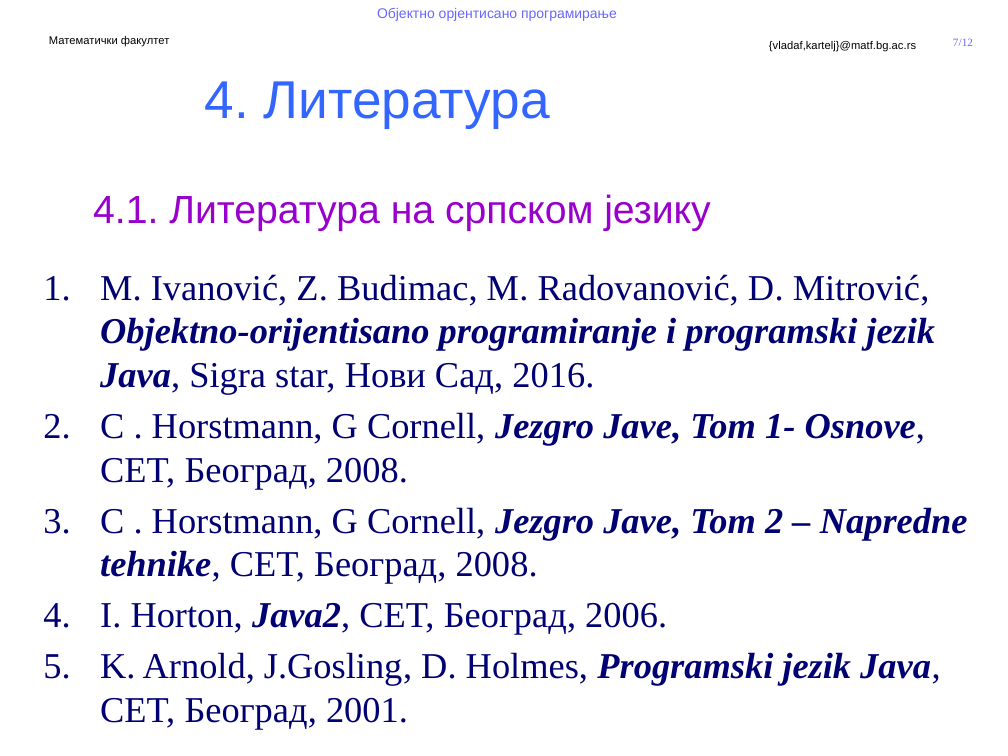
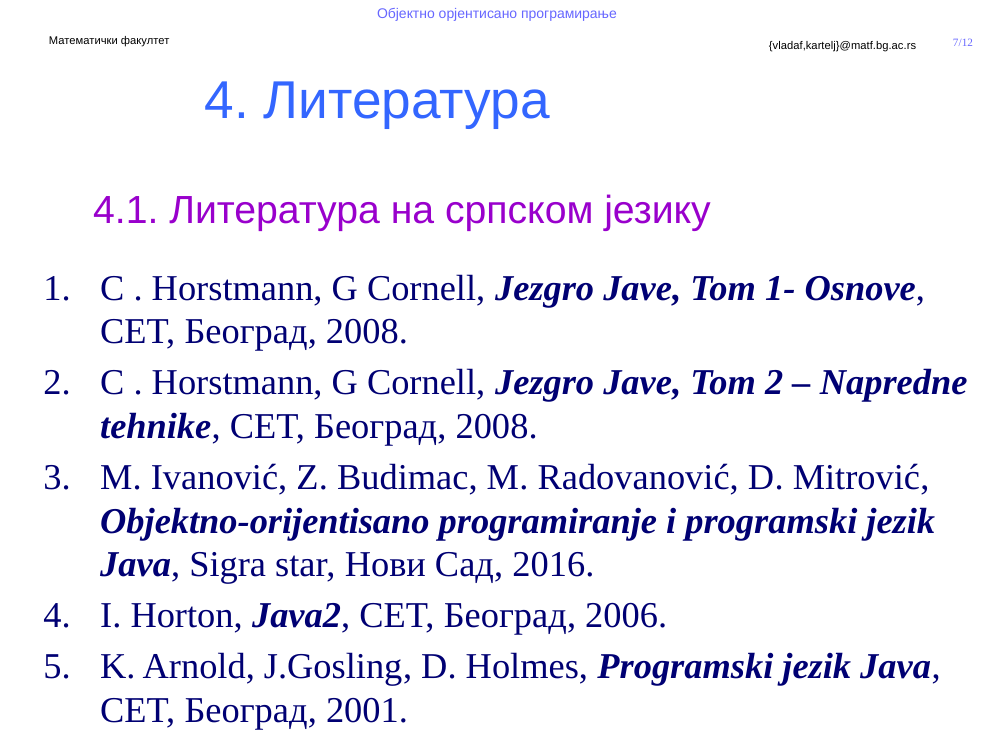
Before and after one commit to MatfOOP/OOP, a slide deck: slide 7 of predavanja/prezentacije/OOP00-Koncepcija kursa.pptx. Drawn at 1008x756 pixels with LibreOffice and Linux fonts; fonts in the diff are those of the drawing; background and template pictures are left out. Boxes give left, top, right and bottom in pixels: in the first picture for what was removed or moved away, otherwise in the second. Text is boxed around its words. In the diff, an @@ line names an element or a change of style, - is before the commit and + after.

```diff
--- a/predavanja/prezentacije/OOP00-Koncepcija kursa.pptx
+++ b/predavanja/prezentacije/OOP00-Koncepcija kursa.pptx
@@ text at bbox=[100, 274, 935, 394]: paragraph removed @@
-1. M. Ivanović, Z. Budimac, M. Radovanović, D. Mitrović, Objektno-orijentisano programiranje i programski jezik Java, Sigra star, Нови Сад, 2016.
@@ text at bbox=[100, 463, 935, 583]: paragraph added @@
+3. M. Ivanović, Z. Budimac, M. Radovanović, D. Mitrović, Objektno-orijentisano programiranje i programski jezik Java, Sigra star, Нови Сад, 2016.
```
Also in this commit, not shown: 1 other file.
